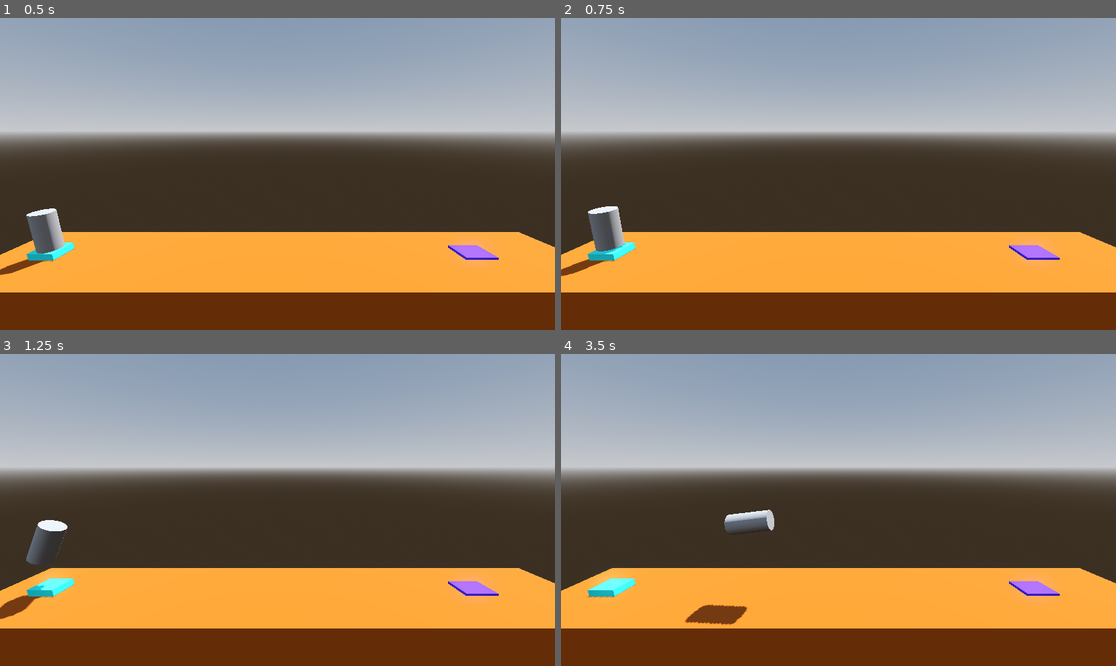
Above: before the commit, frames 1-4 (two rows, left to right).
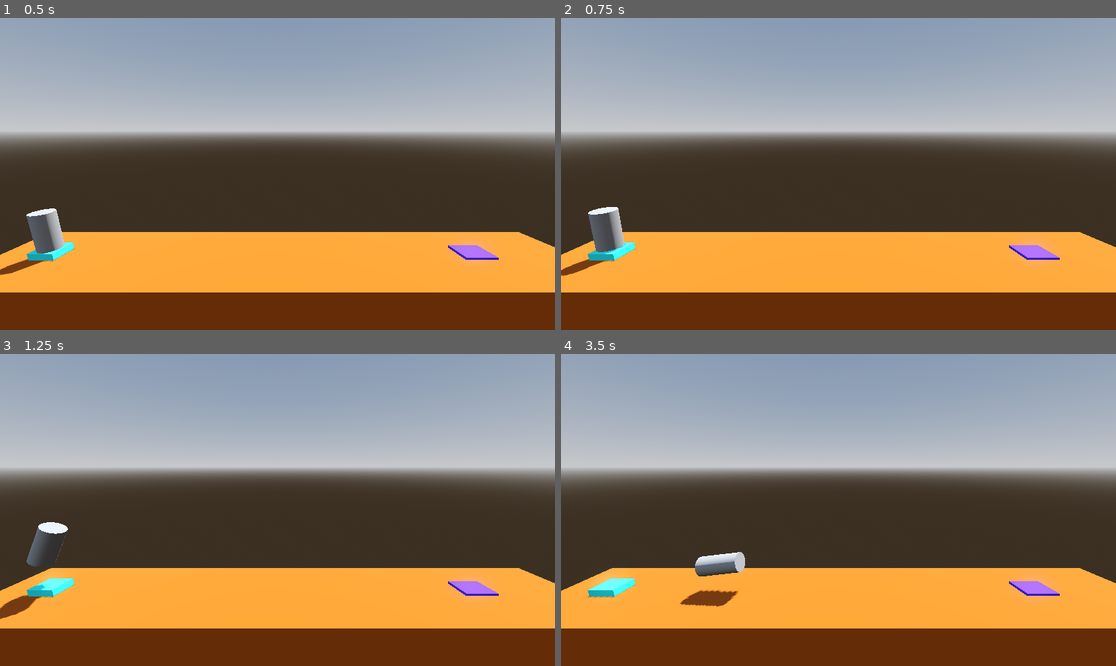
Above: after the commit, the same moments.

Repository: huangwei4478/godot-3d-exercises
Game: Godot game, scene res://Level/level.tscn
Two runs of this game, one before a commit and one after it. Both use one fixed random seed, a clock stepped at 60 frames per second and the inputs below.
Inputs:
- Up to frame 1 (0.5 s): no input
- Up to frame 2 (0.75 s): tap Enter (ui_accept) at 0.5 s; hold Right (ui_right) from 0.53 s (still down); hold Space (boost, bound only after the commit) from 0.53 s (still down)
- Up to frame 3 (1.25 s): keep holding Right (ui_right); keep holding Space (boost, bound only after the commit); tap Enter (ui_accept) at 0.77, 0.8, 1.07 s
- Up to frame 4 (3.5 s): release Right (ui_right) at 1.28 s; release Space (boost, bound only after the commit) at 1.28 s; hold Left (ui_left) 1.28-2.03 s; tap Enter (ui_accept) at 1.35, 1.52, 1.82, 2.3, 3.02, 3.32 s; tap Space (boost, bound only after the commit) at 1.55, 2.85 s; hold Space (boost, bound only after the commit) 2.03-2.78 s; hold Right (ui_right) from 2.03 s (still down)

Frame 1 is identical in both runs. In frame 2, less than 0.1% of the frame differs, in the area x 0-12%, y 60-83%; in frame 3, 0.2%; in frame 4, 2.0%, in the area x 21-39%, y 49-87%.

Commit message:
[add] Input map

Diff:
--- a/ProjectBoost/Player.gd
+++ b/ProjectBoost/Player.gd
@@ -2,11 +2,11 @@
 
 # Called every frame. 'delta' is the elapsed time since the previous frame.
 func _process(delta: float) -> void:
-	if Input.is_action_pressed("ui_accept"):
+	if Input.is_action_pressed("boost"):
 		apply_central_force(basis.y * delta * 1000.0)
 
-	if Input.is_action_pressed("ui_left"):
+	if Input.is_action_pressed("rotate_left"):
 		apply_torque(Vector3(0, 0, delta * 100.0));
 
-	if Input.is_action_pressed("ui_right"):
+	if Input.is_action_pressed("rotate_right"):
 		apply_torque(Vector3(0, 0, -delta * 100.0));
--- a/ProjectBoost/project.godot
+++ b/ProjectBoost/project.godot
@@ -14,3 +14,27 @@
 run/main_scene="res://Level/level.tscn"
 config/features=PackedStringArray("4.1", "Forward Plus")
 config/icon="res://icon.svg"
+
+[input]
+
+boost={
+"deadzone": 0.5,
+"events": [Object(InputEventKey,"resource_local_to_scene":false,"resource_name":"","device":0,"window_id":0,"alt_pressed":false,"shift_pressed":false,"ctrl_pressed":false,"meta_pressed":false,"pressed":false,"keycode":0,"physical_keycode":32,"key_label":0,"unicode":0,"echo":false,"script":null)
+, Object(InputEventJoypadButton,"resource_local_to_scene":false,"resource_name":"","device":-1,"button_index":1,"pressure":0.0,"pressed":false,"script":null)
+, Object(InputEventKey,"resource_local_to_scene":false,"resource_name":"","device":-1,"window_id":0,"alt_pressed":false,"shift_pressed":false,"ctrl_pressed":false,"meta_pressed":false,"pressed":false,"keycode":0,"physical_keycode":87,"key_label":0,"unicode":119,"echo":false,"script":null)
+]
+}
+rotate_left={
+"deadzone": 0.5,
+"events": [Object(InputEventKey,"resource_local_to_scene":false,"resource_name":"","device":-1,"window_id":0,"alt_pressed":false,"shift_pressed":false,"ctrl_pressed":false,"meta_pressed":false,"pressed":false,"keycode":65,"physical_keycode":65,"key_label":65,"unicode":97,"echo":false,"script":null)
+, Object(InputEventJoypadMotion,"resource_local_to_scene":false,"resource_name":"","device":-1,"axis":0,"axis_value":-1.0,"script":null)
+, Object(InputEventKey,"resource_local_to_scene":false,"resource_name":"","device":-1,"window_id":0,"alt_pressed":false,"shift_pressed":false,"ctrl_pressed":false,"meta_pressed":false,"pressed":false,"keycode":0,"physical_keycode":4194319,"key_label":0,"unicode":0,"echo":false,"script":null)
+]
+}
+rotate_right={
+"deadzone": 0.5,
+"events": [Object(InputEventKey,"resource_local_to_scene":false,"resource_name":"","device":-1,"window_id":0,"alt_pressed":false,"shift_pressed":false,"ctrl_pressed":false,"meta_pressed":false,"pressed":false,"keycode":0,"physical_keycode":68,"key_label":0,"unicode":100,"echo":false,"script":null)
+, Object(InputEventKey,"resource_local_to_scene":false,"resource_name":"","device":-1,"window_id":0,"alt_pressed":false,"shift_pressed":false,"ctrl_pressed":false,"meta_pressed":false,"pressed":false,"keycode":0,"physical_keycode":4194321,"key_label":0,"unicode":0,"echo":false,"script":null)
+, Object(InputEventJoypadMotion,"resource_local_to_scene":false,"resource_name":"","device":-1,"axis":0,"axis_value":1.0,"script":null)
+]
+}
